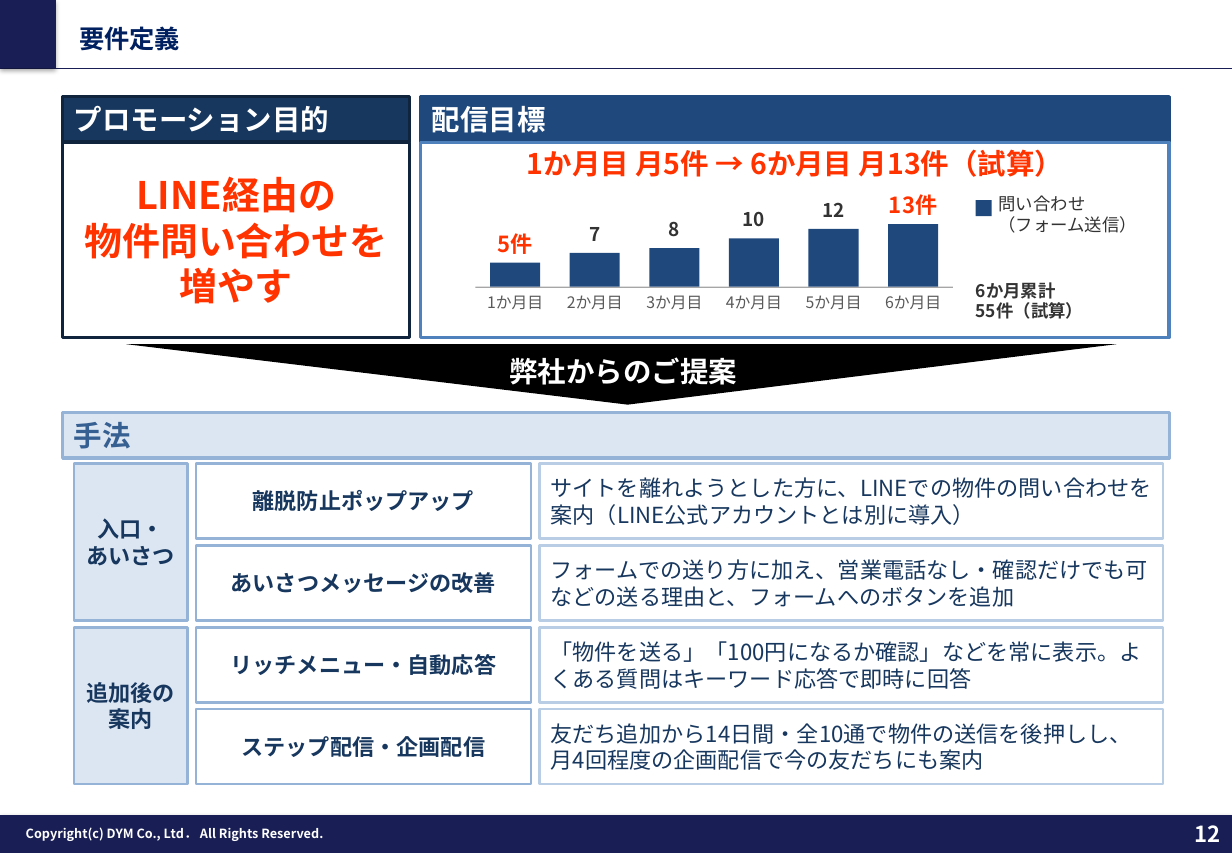
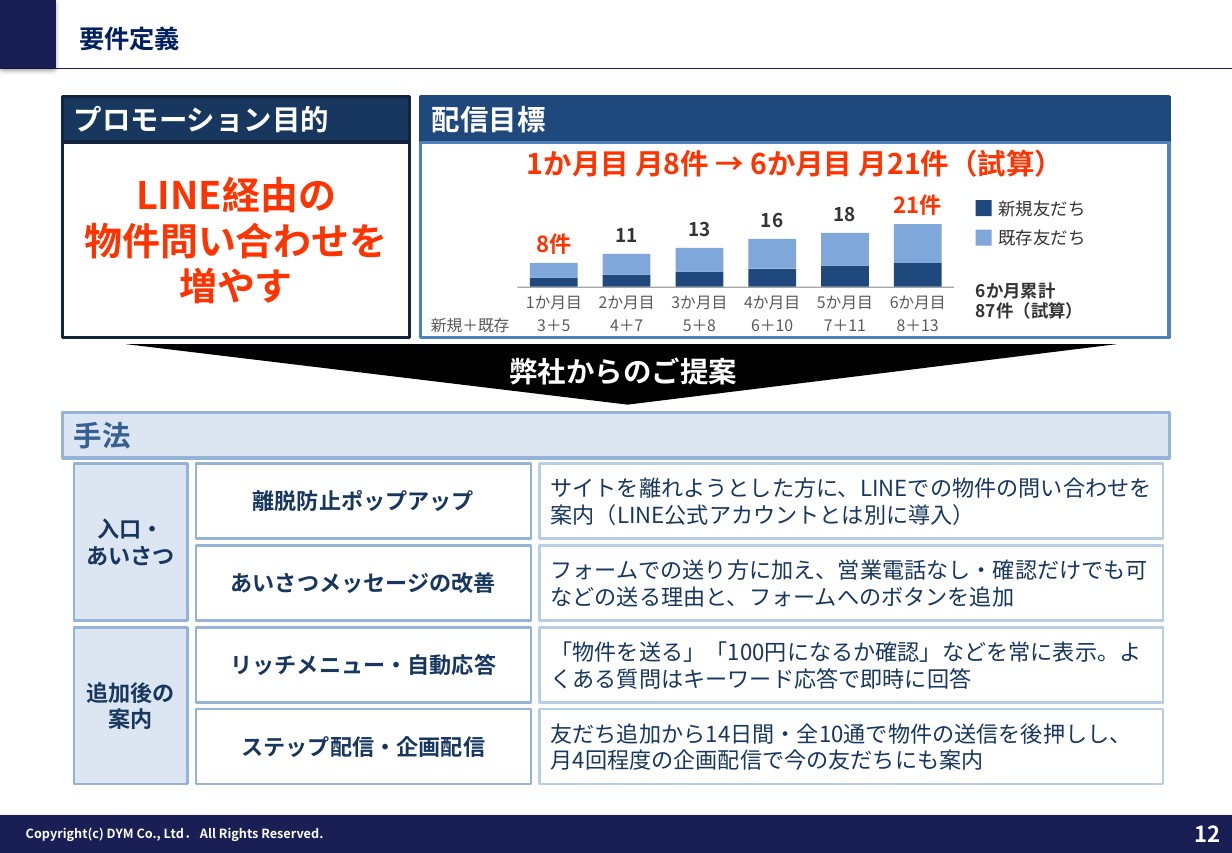
Before and after one commit to tonomura-r-dev/folder, a slide deck: slide 12 of 202610_株式会社あらうち御中_LINE公式アカウント運用のご提案_v9.pptx. Drawn at 1232x853 pixels with LibreOffice and Linux fonts; fonts in the diff are those of the drawing; background and template pictures are left out. Boxes give left, top, right and bottom in pixels: in the first picture for what was removed or moved away, otherwise in the second. Text is boxed around its words. In the diff, an @@ line names an element or a change of style, - is before the commit and + after.

```diff
--- a/202610_株式会社あらうち御中_LINE公式アカウント運用のご提案_v9.pptx
+++ b/202610_株式会社あらうち御中_LINE公式アカウント運用のご提案_v9.pptx
@@ text in rectangle at [527, 149, 1063, 177]: text changed @@
-1か月目 月5件 → 6か月目 月13件（試算）
+1か月目 月8件 → 6か月目 月21件（試算）
@@ group removed at [498, 194, 1137, 254]: 4 texts @@
-5件
-12
-13件
-問い合わせ
-（フォーム送信）
@@ group added at [431, 194, 1085, 333]: 12 texts, 7 rectangles @@
+8件
+3＋5
+11
+13
+16
+18
+7＋11
+21件
+8＋13
+新規＋既存
+新規友だち
+既存友だち
@@ rectangle: place and size @@
-rectangle at [650, 248, 700, 287]
+rectangle at [603, 254, 651, 274]
@@ rectangle at [603, 254, 651, 274]: fill #1F497D to #7FA7D9 @@
@@ rectangle: place and size @@
-rectangle at [888, 224, 939, 287]
+rectangle at [749, 268, 796, 287]
@@ rectangle: place and size @@
-rectangle at [809, 229, 859, 287]
+rectangle at [821, 266, 869, 287]
@@ rectangle: place and size @@
-rectangle at [476, 287, 953, 288]
+rectangle at [518, 287, 954, 288]
@@ text "1か月目": place and size @@
-text "1か月目" at [487, 295, 543, 309]
+text "1か月目" at [526, 295, 582, 309]
@@ rectangle: place and size @@
-rectangle at [490, 263, 540, 287]
+rectangle at [530, 278, 578, 287]
@@ text "2か月目": place and size @@
-text "2か月目" at [567, 295, 623, 309]
+text "2か月目" at [599, 295, 655, 309]
@@ rectangle: place and size @@
-rectangle at [570, 253, 620, 287]
+rectangle at [603, 275, 651, 287]
@@ text "3か月目": place and size @@
-text "3か月目" at [646, 295, 702, 309]
+text "3か月目" at [671, 295, 727, 309]
@@ rectangle: place and size @@
-rectangle at [729, 239, 779, 287]
+rectangle at [676, 272, 724, 287]
@@ text "4か月目": place and size @@
-text "4か月目" at [726, 295, 782, 309]
+text "4か月目" at [744, 295, 800, 309]
@@ text "5か月目": place and size @@
-text "5か月目" at [806, 295, 862, 309]
+text "5か月目" at [817, 295, 873, 309]
@@ text "6か月目": place and size @@
-text "6か月目" at [885, 295, 941, 309]
+text "6か月目" at [890, 295, 946, 309]
@@ text at [610, 319, 643, 331]: text changed; size 12 to 10 pt; text colour #333333 to #595959; bold off @@
-7
+4＋7
@@ text at [683, 319, 716, 331]: text changed; size 12 to 10 pt; text colour #333333 to #595959; bold off @@
-8
+5＋8
@@ text at [751, 319, 793, 331]: text changed; size 12 to 10 pt; text colour #333333 to #595959; bold off @@
-10
+6＋10
@@ text at [976, 302, 1084, 319]: text changed @@
-55件（試算）
+87件（試算）
```
Also in this commit, not shown: 3 other slides changed, 4 other files.
